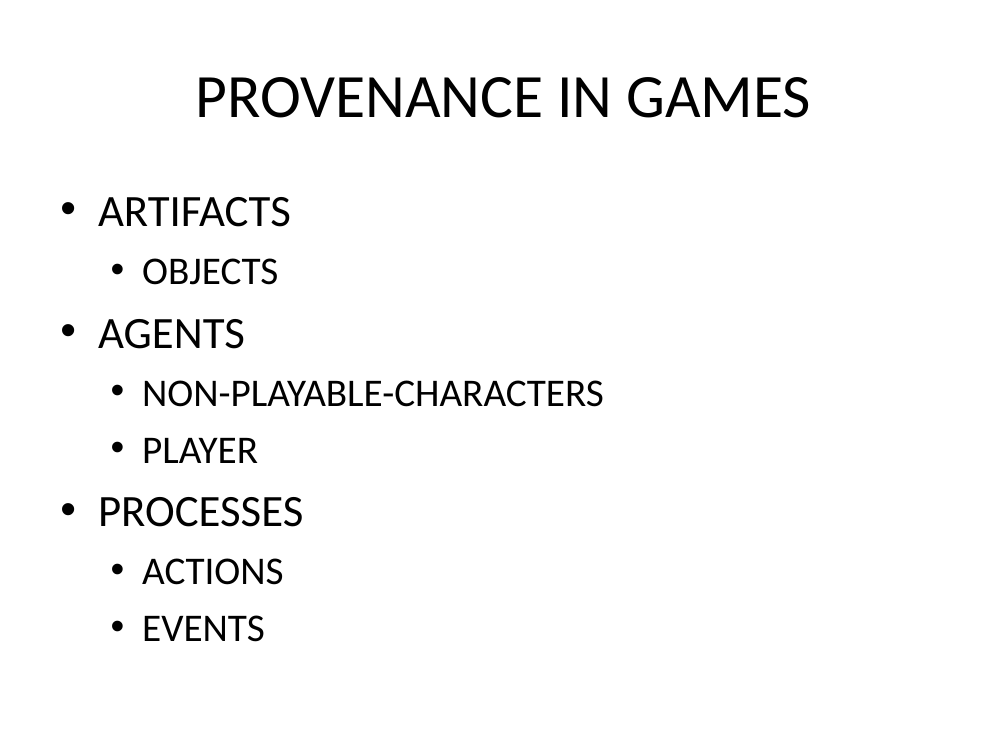
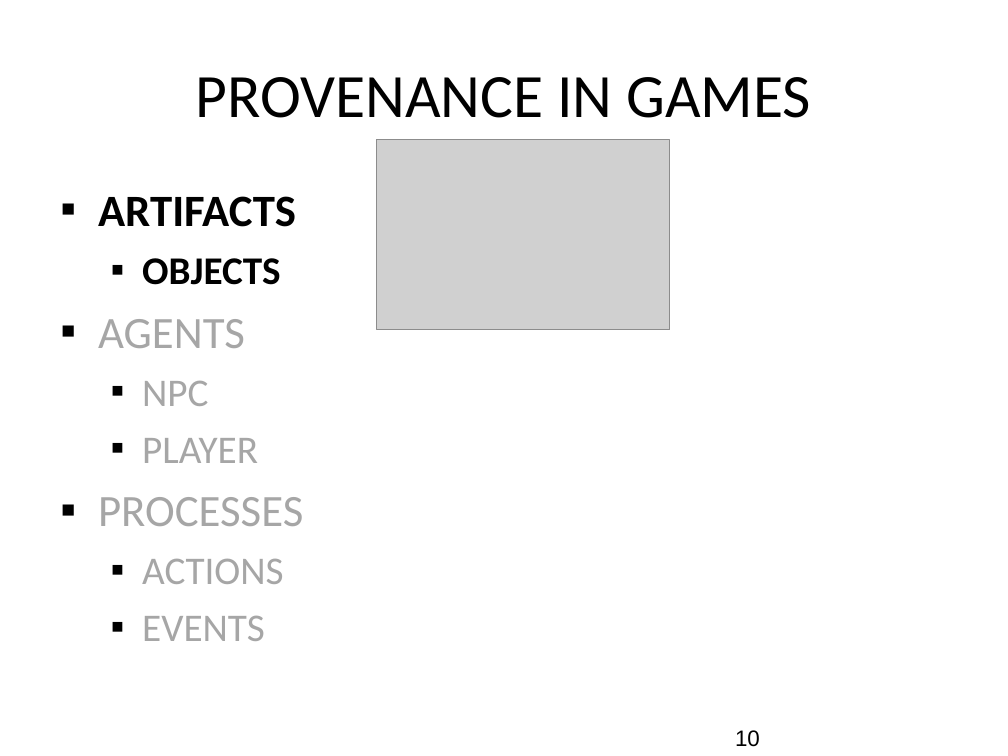
Before and after one commit to gems-uff/sdm, a slide deck: slide 10 of Documents/Apresentação/Provenance- Apresentação SBGames.ppt. Drawn at 1008x756 pixels with LibreOffice and Linux fonts; fonts in the diff are those of the drawing; grey boxes stand for pictures; background and template pictures are left out. Boxes give left, top, right and bottom in pixels: in the first picture for what was removed or moved away, otherwise in the second. Text is boxed around its words. In the diff, an @@ line names an element or a change of style, - is before the commit and + after.

```diff
--- a/Documents/Apresentação/Provenance- Apresentação SBGames.ppt
+++ b/Documents/Apresentação/Provenance- Apresentação SBGames.ppt
@@ picture added at (377,140,670,331) @@
@@ text at (98,196,303,641): bold on in "ARTIFACTS", "OBJECTS"; text colour #000000 to #A6A6A6 in "AGENTS", "PLAYER", "PROCESSES", "ACTIONS" and 1 more places; bullet • to ▪ @@
@@ text at (142,381,208,406): text changed; text colour #000000 to #A6A6A6 @@
-  • NON-PLAYABLE-CHARACTERS
+  ▪ NPC
@@ page number added at (735,730,760,747), 16 pt, text #000000 @@
+10
```
Also in this commit, not shown: 11 other slides changed, 12 slides added, 4 slides removed.
